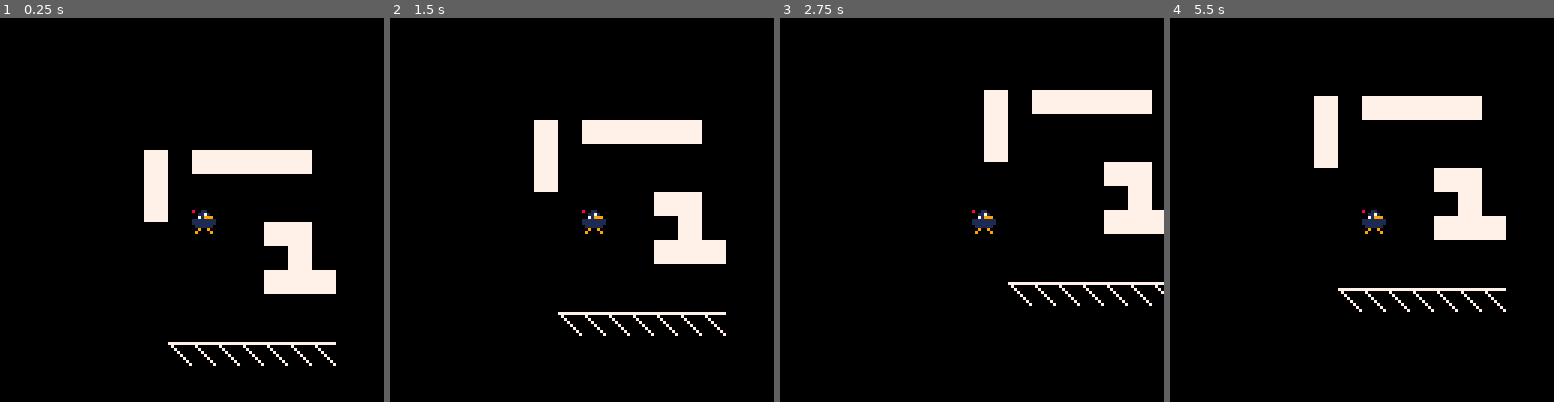
Above: before the commit, frames 1-4 (left to right).
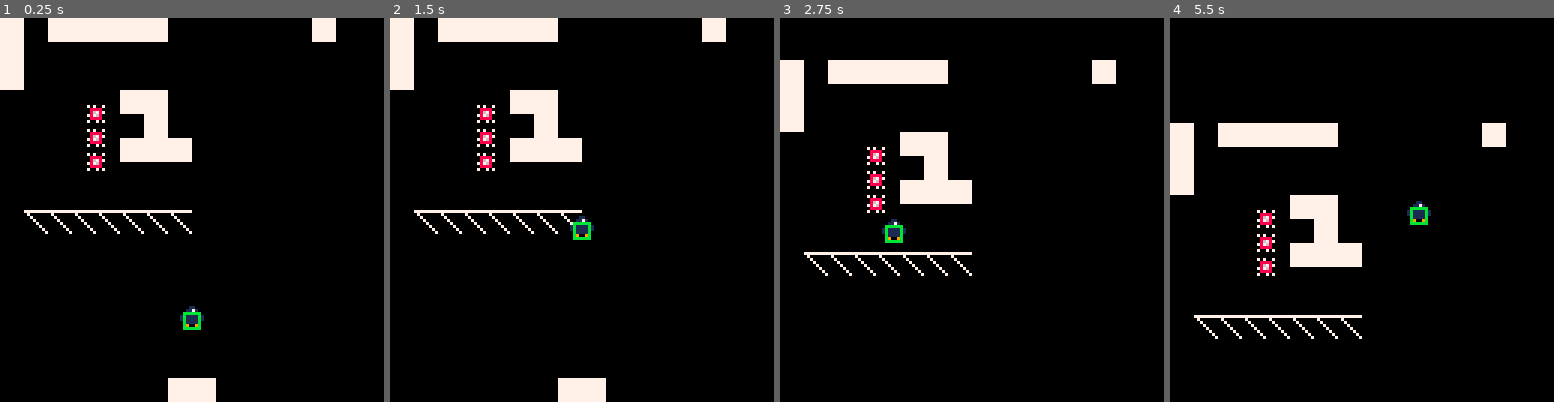
Above: after the commit, the same moments.

Repository: Platymek/bird-platformer
Game: PICO-8 cartridge bird-platformer.p8
Same seed, same stepped clock (60 frames per second), same inputs: the game is played once before the commit and once after it.
Inputs:
- Up to frame 1 (0.25 s): no input
- Up to frame 2 (1.5 s): tap O (Z key) at 0.33, 0.7, 1.43 s
- Up to frame 3 (2.75 s): hold Left 1.97-2.37 s; tap O (Z key) at 2.22 s
- Up to frame 4 (5.5 s): hold Right 2.87-3.53 s; tap O (Z key) at 3.1, 3.98, 4.87 s; hold Right 4.13-4.53 s; hold Left from 5.13 s (still down)

The runs differ from the first frame. In frame 1, 14% of the frame differs, in the area x 0-88%, y 0-100%; in frame 2, 13%; in frame 3, 13%; in frame 4, 13%.

Commit message:
added damage
added:
- rectangle class
- hitboxes and hurtboxes
- their systems
- hurtbox and hitbox drawing systems
- delete component

Diff:
--- a/bird-platformer.p8
+++ b/bird-platformer.p8
@@ -6,20 +6,38 @@
 #include src/pecs.lua
 #include src/world.lua
 #include src/generic.lua
-#include src/player.lua
+#include src/entities/player.lua
+#include src/entities/spike.lua
 #include src/mapManager.lua
+#include src/cameras.lua
+
+--[[ teams:
+
+- nil = no team
+- 0 = player
+- 1 = enemy
+]]
 
 function _init()
 
  dt = 1/60
 
- player = createPlayerEntity(world, 16, 16)
+ player = createPlayerEntity(world, 8 * 8, 12 * 8)
+ ra = createRisingAnchorEntity(world, player, 64, 64)
+
+ createSpikeEntity(world, 32, 32)
+ createSpikeEntity(world, 32, 40)
+ createSpikeEntity(world, 32, 48)
+
+ r1 = Rect:new(0, 0, 4, 4)
+ r2 = Rect:new(1, 1, 5, 5)
+ r3 = Rect:new(10, 10, 4, 4)
 
  mm = makeMapManager()
- mm.addMap("test room 1/1", 0, 0, 0, 0)
- mm.addMap("test room 1/2", 1, 0, 0, 1)
- mm.addMap("test room 2/1", 0, 1, 0, 2)
- mm.addMap("test room 2/2", 1, 1, 0, 3)
+ mm.addMap("test room 1/1", 0,  0, 0, 0)
+ mm.addMap("test room 1/2", 0, -1, 0, 1)
+ mm.addMap("test room 2/1", 0, -2, 0, 2)
+ mm.addMap("test room 2/2", 0, -3, 0, 3)
 
  function isSolid(x, y, falling)
 
@@ -41,29 +59,32 @@
  PlayerSystem(dt)
  VelocitySystem(dt, isSolid)
  GravitySystem(dt)
-
- local pos = player[Position]
- camera(pos.x - 64, pos.y - 64)
+ RisingAnchorSystem()
+ CameraSystem()
+ HurtboxSystem()
+ DeleteSystem()
 end
 
 function _draw()
 
  cls()
+ mm.draw()
  SpriteSystem()
- mm.draw()
-
- local pos = player[Position]
- pset(pos.x,  pos.y, 8)
+
+ -- debug
+ if config.debug.drawColl then DrawCollision(6) end
+ if config.debug.drawHurt then DrawHitboxes (8) end
+ if config.debug.drawHit  then DrawHurtboxes(11) end
 end
 
 __gfx__
 00000000000110000001100000000000000000000000000000000000000000000000000000000000000000000000000000000000000000000000000000000000
-00000000001171000011710000000000000000000000000000000000000000000000000000000000000000000000000000000000000000000000000000000000
-00700700007199900071999000000000000000000000000000000000000000000000000000000000000000000000000000000000000000000000000000000000
-00077000111111111111111100000000000000000000000000000000000000000000000000000000000000000000000000000000000000000000000000000000
-00077000111111111111111100000000000000000000000000000000000000000000000000000000000000000000000000000000000000000000000000000000
-00700700011111100111111000000000000000000000000000000000000000000000000000000000000000000000000000000000000000000000000000000000
-00000000009009000090090000000000000000000000000000000000000000000000000000000000000000000000000000000000000000000000000000000000
+00000000001171000011710007070070000000000000000000000000000000000000000000000000000000000000000000000000000000000000000000000000
+0070070000719990007199900077d700000000000000000000000000000000000000000000000000000000000000000000000000000000000000000000000000
+00077000111111111111111100d67770000000000000000000000000000000000000000000000000000000000000000000000000000000000000000000000000
+00077000111111111111111107776d00000000000000000000000000000000000000000000000000000000000000000000000000000000000000000000000000
+007007000111111001111110007d7700000000000000000000000000000000000000000000000000000000000000000000000000000000000000000000000000
+00000000009009000090090007007070000000000000000000000000000000000000000000000000000000000000000000000000000000000000000000000000
 00000000090000900900009000000000000000000000000000000000000000000000000000000000000000000000000000000000000000000000000000000000
 00000000000000000000000000000000000000000000000000000000000000000000000000000000000000000000000000000000000000000000000000000000
 00000000000000000000000000000000000000000000000000000000000000000000000000000000000000000000000000000000000000000000000000000000
@@ -203,7 +224,7 @@
 0000000000000000000000000000000000000000000000000000000000000000000000000000000000000000000000000000000000000000000000000000000000000000000000000000000000000000000000000000000000000000000000000000000000000000000000000000000000000000000000000000000000000000
 0000000000000000000000000000000000000000000000000000000000000000000000000000000000000000000000000000000000000000000000000000000000000000000000000000000000000000000000000000000000000000000000000000000000000000000000000000000000000000000000000000000000000000
 0000000000000000000000000000000000000000000000000000000000000000000000000000000000000000000000000000000000000000000000000000000000000000000000000000000000000000000000000000000000000000000000000000000000000000000000000000000000000000000000000000000000000000
-0000000000000000000000000000000000000000000000000000000000000000000000000000000000000000000000000000000000000000000000000000000000000000000000000000000000000000000000000000000000000000000000000000000000000000000000000000000000000000000000000000000000000000
+0000000000000040400000000000000000000000000000000000000000000000000000000000000000000000000000000000000000000000000000000000000000000000000000000000000000000000000000000000000000000000000000000000000000000000000000000000000000000000000000000000000000000000
 4000400000000000000000004000000000000000000000000000000000000000000000000000000000000000000000000000000000000000000000000000000000000000000000000000000000000000000000000000000000000000000000000000000000000000000000000000000000000000000000000000000000000000
 0040000000000000000000000000000000000000000000000000000000000000000000000000000000000000000000000000000000000000000000000000000000000000000000000000000000000000000000000000000000000000000000000000000000000000000000000000000000000000000000000000000000000000
 4000000000000000000000000000000000000000000000000000000000000000000000000000000000000000000000000000000000000000000000000000000000000000000000000000000000000000000000000000000000000000000000000000000000000000000000000000000000000000000000000000000000000000
--- /dev/null
+++ b/src/cameras.lua
@@ -0,0 +1,26 @@
+
+local RisingAnchor = world.component({target = nil, offset = 0})
+
+function createRisingAnchorEntity(world, targetEnt, x, y)
+
+    local ra = world.entity()
+
+    ra += RisingAnchor({target = targetEnt, offset = config.c.offset})
+    ra += Camera()
+    ra += Position({x = x, y = y})
+
+    return ra
+end
+
+local RisingAnchorSystem = world.system({Position, RisingAnchor},
+function (ent)
+
+    local ran = ent[RisingAnchor]
+    print(ran.target[Position], 0, 0, 8)
+    if ran.target[Position] == nil then return end
+
+    local tPos = ran.target[Position]
+    local pos = ent[Position]
+    pos.y = min(pos.y, tPos.y - ran.offset)
+    print(tPos.y - ran.offset, 0, 0, 8)
+end)
--- a/src/config.lua
+++ b/src/config.lua
@@ -2,45 +2,58 @@
 config = {
 
     grav = 128,
+}
 
-    p = {
+-- player
+config.p = {
 
-        flap = {
+    flap = {
 
-            tolWeak = 64 * 0.6,
-            tolHalt = 999,
+        tolWeak = 64 * 0.6,
+        tolHalt = 999,
 
-            halt = 16,
-            strength = 64,
-            mult = 2,
-        },
+        halt = 16,
+        strength = 64,
+        mult = 2,
+    },
 
-        move = {
+    move = {
 
-            max = 64,
-        },
+        max = 64,
+    },
 
-        charge = {
+    charge = {
 
-            -- charge time to
-            toCharge = 0.2,
-            toAttack = 0.6,
-            buffer = 0.2,
+        -- charge time to
+        toCharge = 0.2,
+        toAttack = 0.6,
+        buffer = 0.2,
 
-            -- gravity scale while charging
-            graScale = 2.5,
-        },
+        -- gravity scale while charging
+        graScale = 2.5,
+    },
 
-        attack = {
+    attack = {
 
-            speed = 64 * 3,
-            distance = 8 * 12,
-        },
+        speed = 64 * 3,
+        distance = 8 * 12,
+    },
 
-        stunDur = 0.5,
+    stunDur = 0.5,
 
-        terminal = 64,
-    }
+    terminal = 64,
+}
+
+config.debug = {
+
+    drawColl = false,
+    drawHurt = true,
+    drawHit  = true,
+}
+
+config.c = {
+
+    offset = 0
 }
 
 -- post init
--- a/src/player.lua
+++ b/src/entities/player.lua
@@ -169,7 +169,6 @@
     else
         pla.stun += dt
     end
-
 end
 
 
@@ -182,8 +181,12 @@
     player += Position({x = x, y = y})
     player += Velocity()
     player += Gravity({strength = config.grav, lim = config.p.terminal})
-    player += Collision({x = 1, y = 2, w = 6, h = 6})
-
+
+
+    local box = Rect:new(-3, -2, 6, 6)
+
+    player += Collision({x = -3, y = -2, w = 6, h = 6})
+    player += Hurtbox({rect = box})
     player += Sprite({index = 1})
 
     setState(player, 0)
--- /dev/null
+++ b/src/entities/spike.lua
@@ -0,0 +1,20 @@
+
+function createSpikeEntity(world, x, y)
+
+    local spike = world.entity()
+
+    local function onHit(me, you)
+
+        you += Delete()
+    end
+
+    spike += Hitbox({
+        team = 0,
+        rect = Rect:new(-2, -2, 4, 4),
+        onHit = onHit})
+
+    spike += Sprite({index = 3})
+    spike += Position({x = x, y = y})
+
+    return spike
+end
--- a/src/generic.lua
+++ b/src/generic.lua
@@ -6,7 +6,7 @@
 
 -- sprites --
 
-local Sprite = world.component({index = 0, offx = 0, offy = 0})
+local Sprite = world.component({index = 0, offx = -4, offy = -4})
 
 local SpriteSystem = world.system({Position, Sprite},
 function (entity)
@@ -21,6 +21,21 @@
 -- physics --
 
 local Collision = world.component({x = 0, y = 0, w = 8, h = 8})
+
+local DrawCollision = world.system({Position, Collision},
+function (ent, color)
+
+    local pos = ent[Position]
+    local col = ent[Collision]
+
+    local x = pos.x + col.x
+    local y = pos.y + col.y
+
+    rect(x, y, x + col.w - 1, y + col.h - 1)
+end
+)
+
+
 local Velocity = world.component({x = 0, y = 0, onFloor = false })
 
 local function movex(col, pos, newPos, isSolidFunc)
@@ -130,3 +145,112 @@
 
     vel.y = math.moveToward(vel.y, gra.lim * gra.scale, gra.strength * dt * gra.scale)
 end)
+
+-- camera --
+
+--[[
+local Camera = world.component({maxSpeed = 16, offx = 0, offy = 0, x = 0, y = 0 })
+
+local CameraSystem = world.system({Camera, Position},
+function (ent, dt)
+
+    local cam = ent[Camera]
+    local pos = ent[Position]
+
+    local function ease(c, p, ms)
+
+        return math.moveToward(c, p,
+        -- slow with distance to entity, if it's smaller than max speed
+            min(abs(c - p), ms))
+    end
+
+    cam.x = ease(cam.x, pos.x, cam.maxSpeed)
+    cam.y = ease(cam.y, pos.y, cam.maxSpeed)
+
+    camera
+end)
+]]
+
+local Camera = world.component({offx = 0, offy = 0})
+
+local CameraSystem = world.system({Camera, Position},
+function (ent)
+
+    local cam = ent[Camera]
+    local pos = ent[Position]
+
+    camera(pos.x + cam.offx - 64, pos.y + cam.offy - 64)
+end)
+
+
+-- hitbox and hurtbox --
+
+-- onHurt and onHit have parameters: me, you
+local Hitbox  = world.component({team = nil, rect = Rect:new(-4, -4, 8, 8), onHit  = nil})
+local Hurtbox = world.component({team = nil, rect = Rect:new(-4, -4, 8, 8), onHurt = nil})
+
+local DrawHitboxes = world.system({Position, Hitbox},
+function (ent, color)
+
+    local pos = ent[Position]
+
+    ent[Hitbox].rect:draw(pos.x, pos.y, color)
+end)
+
+local DrawHurtboxes = world.system({Position, Hurtbox},
+function (ent, color)
+
+    local pos = ent[Position]
+
+    ent[Hurtbox].rect:draw(pos.x, pos.y, color)
+end)
+
+local HurtboxSystem = world.system({Hurtbox, Position},
+function (ent)
+
+    local hitEntities = world.query({Hitbox, Position})
+
+    for _, hitEnt in pairs(hitEntities) do
+
+        if ent != hitEnt then
+
+            local hit  = hitEnt[Hitbox]
+            local hitPos = hitEnt[Position]
+
+            local hurt = ent[Hurtbox]
+            local hurtPos = ent[Position]
+
+            if hit.team != hurt.team then
+
+                -- if overlapping
+                if hit.rect
+                :getOffset(hitPos.x, hitPos.y)
+                :isOverlapping(hurt.rect
+                :getOffset(hurtPos.x, hurtPos.y))
+                then
+                    if hurt.onHurt then hit.onHurt(hitEnt, ent) end
+                    if hit .onHit  then hit.onHit (hitEnt, ent) end
+                end
+            end
+        end
+    end
+end)
+
+
+-- deletion --
+
+local Delete = world.component({onDelete = nil})
+
+local function deleteEntity(world, entity)
+
+    world.remove(entity)
+end
+
+local DeleteSystem = world.system({Delete},
+function (ent)
+
+    local del = ent[Delete]
+    if del.onDelete then del.onDelete() end
+
+    world.queue(deleteEntity(world, ent))
+end)
--- a/src/math.lua
+++ b/src/math.lua
@@ -7,7 +7,62 @@
     return from + sgn(to - from) * delta
 end
 
-math.inRect = function (x, y, rx, ry, rw, rh)
+-- rectangle a and b
+math.isRectsOverlapping = function (
+    ax1, ay1, ax2, ay2,
+    bx1, by1, bx2, by2)
+
+    if ax2 <= bx1 or bx2 <= ax1
+    or ay2 <= by1 or by2 <= ay1
+    then return false end
+
+    -- Otherwise, they must be overlapping
+    return true
+end
+
+math.lerp = function (a, b, speed)
+
+    return (1 - speed) * a + speed * b
+end
 
 
+-- rectangles --
+
+Rect = {}
+
+Rect.new =
+function (self, x, y, w, h)
+
+    r = {x = x, y = y, w = w, h = h}
+    setmetatable(r, self)
+    self.__index = self
+    return r
 end
+
+Rect.isOverlapping =
+function (self, rect)
+
+    return math.isRectsOverlapping(
+
+        self.x, self.y, self.x + self.w, self.y + self.h,
+        rect.x, rect.y, rect.x + rect.w, rect.y + rect.h
+    )
+end
+
+Rect.getOffset =
+function (self, x, y)
+
+    return Rect:new(self.x + x, self.y + y, self.w, self.h)
+end
+
+Rect.draw =
+function (self, x, y, color)
+
+    local rx = self.x + x
+    local ry = self.y + y
+
+    rect(rx, ry,
+    rx + self.w - 1,
+    ry + self.h - 1,
+    color)
+end
